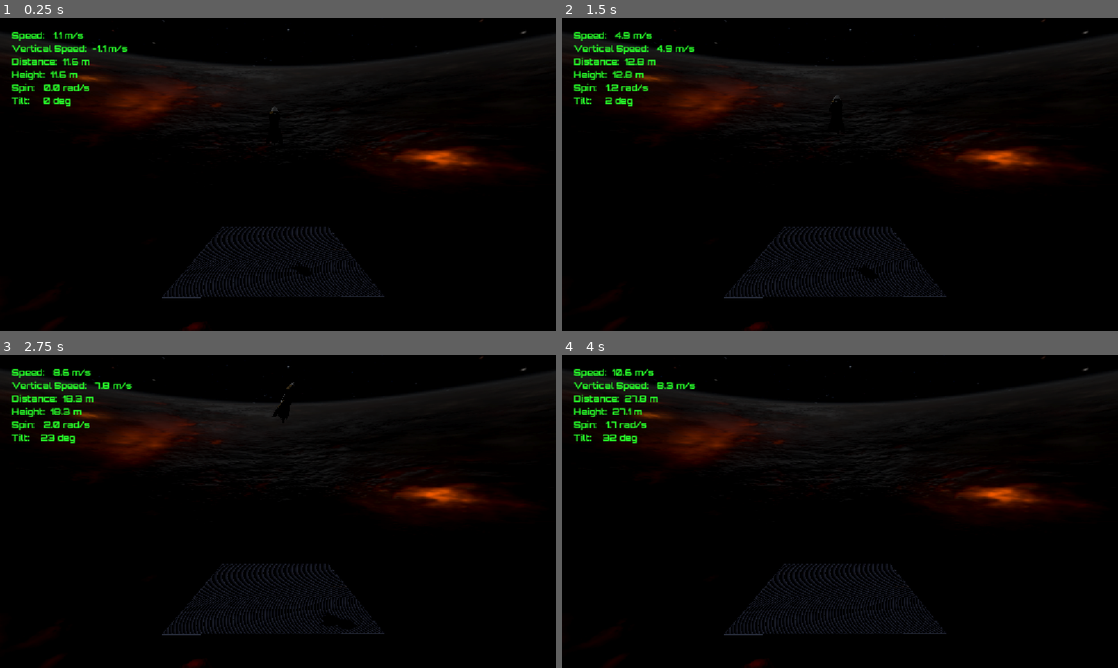
Above: before the commit, frames 1-4 (two rows, left to right).
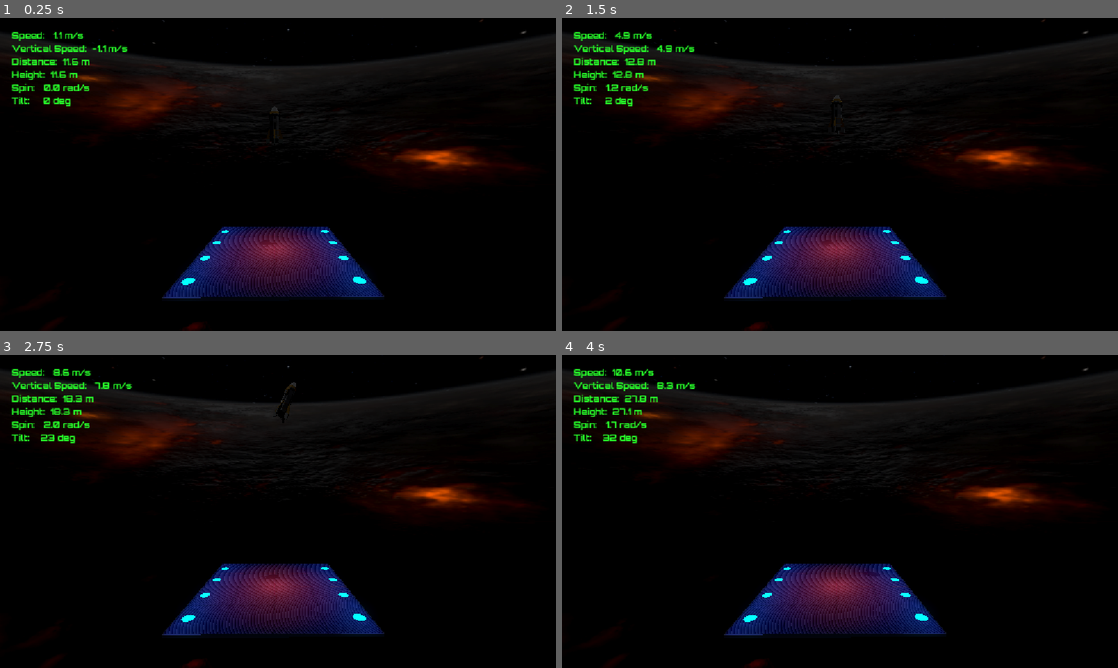
Above: after the commit, the same moments.

Repository: ChristiannYa/lander
Game: Godot game, scene res://scenes/game/game.tscn
Two runs of this game, one before a commit and one after it. Both use one fixed random seed, a clock stepped at 60 frames per second and the inputs below.
Inputs:
- Up to frame 1 (0.25 s): no input
- Up to frame 2 (1.5 s): hold D (yaw_right) 0.53-1.28 s; hold W (thust) 0.53-1.28 s; hold F (pitch_down) from 1.28 s (still down); tap W (thust) at 1.35 s
- Up to frame 3 (2.75 s): release F (pitch_down) at 2.03 s; hold D (yaw_right) from 2.03 s (still down); hold W (thust) from 2.03 s (still down)
- Up to frame 4 (4 s): release D (yaw_right) at 2.78 s; release W (thust) at 2.78 s; hold R (pitch_up) 2.78-3.53 s; tap W (thust) at 2.85 s; hold A (yaw_left) from 3.53 s (still down); hold W (thust) from 3.53 s (still down)

The runs differ from the first frame. In frame 1, 6.1% of the frame differs, in the area x 29-69%, y 29-90%; in frame 2, 6.2%; in frame 3, 6.2%, in the area x 29-69%, y 8-90%; in frame 4, 6.1%.

Commit message:
10-landing-pad-lights

Diff:
--- a/scenes/game/game.tscn
+++ b/scenes/game/game.tscn
@@ -22,8 +22,8 @@
 environment = SubResource("Environment_5i0tg")
 
 [node name="DirectionalLight3D" type="DirectionalLight3D" parent="." unique_id=825900394]
-transform = Transform3D(-0.8660254, 0.4667902, 0.17918396, 0, -0.35836795, 0.93358046, 0.49999997, 0.8085044, 0.31035575, 0, 0, 0)
-light_energy = 0.2
+transform = Transform3D(-0.8660253, 0.49240395, -0.0868241, 1.5180808e-08, 0.1736482, 0.9848077, 0.50000006, 0.85286844, -0.15038374, 0, 0, 0)
+light_energy = 0.1
 shadow_enabled = true
 
 [node name="Camera3D" type="Camera3D" parent="." unique_id=1527377390]
--- /dev/null
+++ b/scenes/landing_light/landing_light.tscn
@@ -0,0 +1,14 @@
+[gd_scene format=3 uid="uid://kp7sffxet22a"]
+
+[sub_resource type="StandardMaterial3D" id="StandardMaterial3D_6tfut"]
+albedo_color = Color(0.13333334, 0.1882353, 1, 1)
+emission_enabled = true
+emission = Color(0, 0.3647059, 0.73333335, 1)
+emission_energy_multiplier = 7.0
+
+[sub_resource type="CylinderMesh" id="CylinderMesh_5ewky"]
+material = SubResource("StandardMaterial3D_6tfut")
+height = 0.2
+
+[node name="LandingLight" type="MeshInstance3D" unique_id=597261966]
+mesh = SubResource("CylinderMesh_5ewky")
--- a/scenes/landing_pad/landing_pad.tscn
+++ b/scenes/landing_pad/landing_pad.tscn
@@ -2,6 +2,7 @@
 
 [ext_resource type="PackedScene" uid="uid://dqc3pcwcyvkt7" path="res://assets/models/landing_pad/template-floor-detail-a.glb" id="1_2tm7v"]
 [ext_resource type="PackedScene" uid="uid://bumm5b46tuvk" path="res://assets/models/landing_pad/template-floor.glb" id="1_rl6s6"]
+[ext_resource type="PackedScene" uid="uid://kp7sffxet22a" path="res://scenes/landing_light/landing_light.tscn" id="3_eaf02"]
 
 [sub_resource type="StandardMaterial3D" id="StandardMaterial3D_vt0vh"]
 albedo_color = Color(0.35686275, 0.39215687, 0.5019608, 1)
@@ -76,3 +77,52 @@
 
 [node name="CollisionShape3D" type="CollisionShape3D" parent="Base/StaticBody3D" unique_id=737784554]
 shape = SubResource("BoxShape3D_rl6s6")
+
+[node name="Lights" type="Node3D" parent="." unique_id=361150837]
+
+[node name="AreaLight3D" type="AreaLight3D" parent="Lights" unique_id=1524898215]
+transform = Transform3D(-4.371139e-08, 0, -1, 0, 1, 0, 1, 0, -4.371139e-08, -8, 0.7, 0)
+light_color = Color(0.22745098, 0.32156864, 1, 1)
+light_energy = 10.0
+area_range = 10.0
+area_size = Vector2(16, 0.5)
+
+[node name="AreaLight3D2" type="AreaLight3D" parent="Lights" unique_id=1952448806]
+transform = Transform3D(-4.371139e-08, 0, 1, 0, 1, 0, -1, 0, -4.371139e-08, 8, 0.7, 0)
+light_color = Color(0.22745098, 0.32156864, 1, 1)
+light_energy = 10.0
+area_range = 10.0
+area_size = Vector2(16, 0.5)
+
+[node name="OmniLight3D" type="OmniLight3D" parent="Lights" unique_id=789622441]
+transform = Transform3D(1, 0, 0, 0, 1, 0, 0, 0, 1, 0, 2, 0)
+light_color = Color(0.9607843, 0.25882354, 0.26666668, 1)
+light_energy = 4.0
+omni_range = 9.0
+
+[node name="LandingLights" type="Node3D" parent="." unique_id=906593707]
+transform = Transform3D(1, 0, 0, 0, 1, 0, 0, 0, 1, 0, -0.09236586, 0)
+
+[node name="LandingLight" parent="LandingLights" unique_id=597261966 instance=ExtResource("3_eaf02")]
+transform = Transform3D(1, 0, 0, 0, 1, 0, 0, 0, 1, -7, 0, -6)
+
+[node name="LandingLight2" parent="LandingLights" unique_id=1109646555 instance=ExtResource("3_eaf02")]
+transform = Transform3D(1, 0, 0, 0, 1, 0, 0, 0, 1, -7, 0, -2)
+
+[node name="LandingLight3" parent="LandingLights" unique_id=1119828334 instance=ExtResource("3_eaf02")]
+transform = Transform3D(1, 0, 0, 0, 1, 0, 0, 0, 1, -7, 0, 2)
+
+[node name="LandingLight4" parent="LandingLights" unique_id=1832071677 instance=ExtResource("3_eaf02")]
+transform = Transform3D(1, 0, 0, 0, 1, 0, 0, 0, 1, -7, 0, 6)
+
+[node name="LandingLight5" parent="LandingLights" unique_id=179174839 instance=ExtResource("3_eaf02")]
+transform = Transform3D(1, 0, 0, 0, 1, 0, 0, 0, 1, 7, 0, 6)
+
+[node name="LandingLight6" parent="LandingLights" unique_id=1751974379 instance=ExtResource("3_eaf02")]
+transform = Transform3D(1, 0, 0, 0, 1, 0, 0, 0, 1, 7, 0, 2)
+
+[node name="LandingLight7" parent="LandingLights" unique_id=534130348 instance=ExtResource("3_eaf02")]
+transform = Transform3D(1, 0, 0, 0, 1, 0, 0, 0, 1, 7, 0, -2)
+
+[node name="LandingLight8" parent="LandingLights" unique_id=1185525686 instance=ExtResource("3_eaf02")]
+transform = Transform3D(1, 0, 0, 0, 1, 0, 0, 0, 1, 7, 0, -6)
--- /dev/null
+++ b/scenes/light_test/light.tscn
@@ -0,0 +1,39 @@
+[gd_scene format=3 uid="uid://2u8g4pfxuu5b"]
+
+[ext_resource type="PackedScene" uid="uid://0rdo2sj60ao3" path="res://assets/models/prototypes/Room.glb" id="1_g3pcw"]
+
+[sub_resource type="ProceduralSkyMaterial" id="ProceduralSkyMaterial_pqc31"]
+sky_top_color = Color(0.1254902, 0.1254902, 0.1254902, 1)
+sky_horizon_color = Color(0.23789023, 0.23789023, 0.23789023, 1)
+ground_bottom_color = Color(0.09411765, 0.09411765, 0.09411765, 1)
+ground_horizon_color = Color(0.23789023, 0.23789023, 0.23789023, 1)
+
+[sub_resource type="Sky" id="Sky_0dhmt"]
+sky_material = SubResource("ProceduralSkyMaterial_pqc31")
+
+[sub_resource type="Environment" id="Environment_1gks2"]
+background_mode = 2
+sky = SubResource("Sky_0dhmt")
+glow_enabled = true
+
+[node name="LightTest" type="Node" unique_id=1723529375]
+
+[node name="Room" parent="." unique_id=61790753 instance=ExtResource("1_g3pcw")]
+
+[node name="WorldEnvironment" type="WorldEnvironment" parent="." unique_id=2096361090]
+environment = SubResource("Environment_1gks2")
+
+[node name="DirectionalLight3D" type="DirectionalLight3D" parent="." unique_id=1587747851]
+transform = Transform3D(-0.8660254, -0.43301278, 0.25, 0, 0.49999997, 0.86602545, -0.50000006, 0.75, -0.43301266, 0, 0, 0)
+visible = false
+light_energy = 0.1
+shadow_enabled = true
+
+[node name="Camera3D" type="Camera3D" parent="." unique_id=219122334]
+transform = Transform3D(-0.30317134, -0.48218465, 0.8219398, 0, 0.8625341, 0.50599897, -0.95293605, 0.15340438, -0.26149562, 10.931005, 7.243946, -3.052578)
+
+[node name="OmniLight3D" type="OmniLight3D" parent="." unique_id=541746339]
+transform = Transform3D(1, 0, 0, 0, 1, 0, 0, 0, 1, -0.9569006, 4.7683716e-07, 1.1938214)
+light_color = Color(0.9599907, 0.8821927, 0.61839503, 1)
+omni_range = 6.0
+omni_attenuation = 1.615
